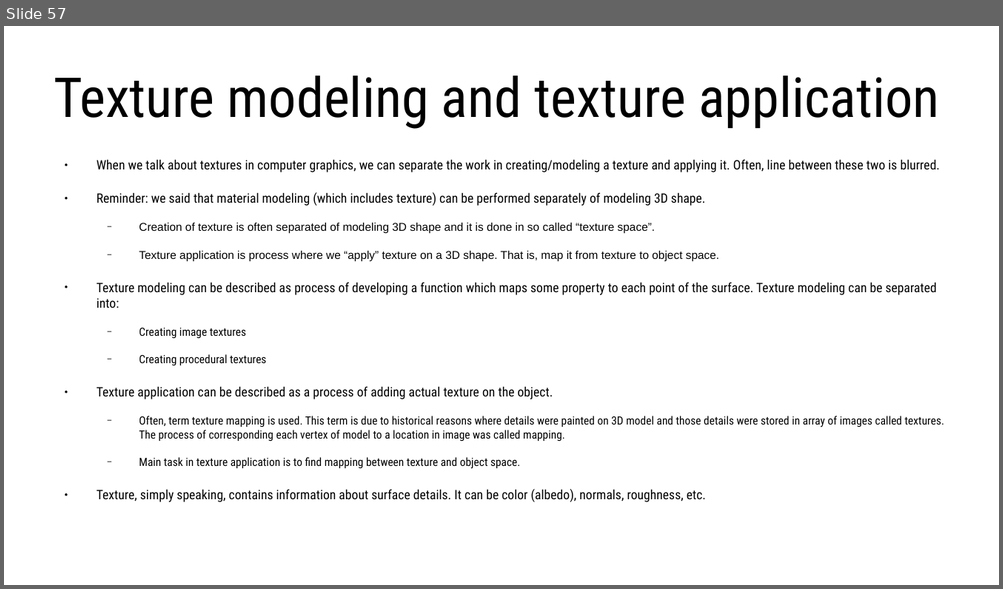
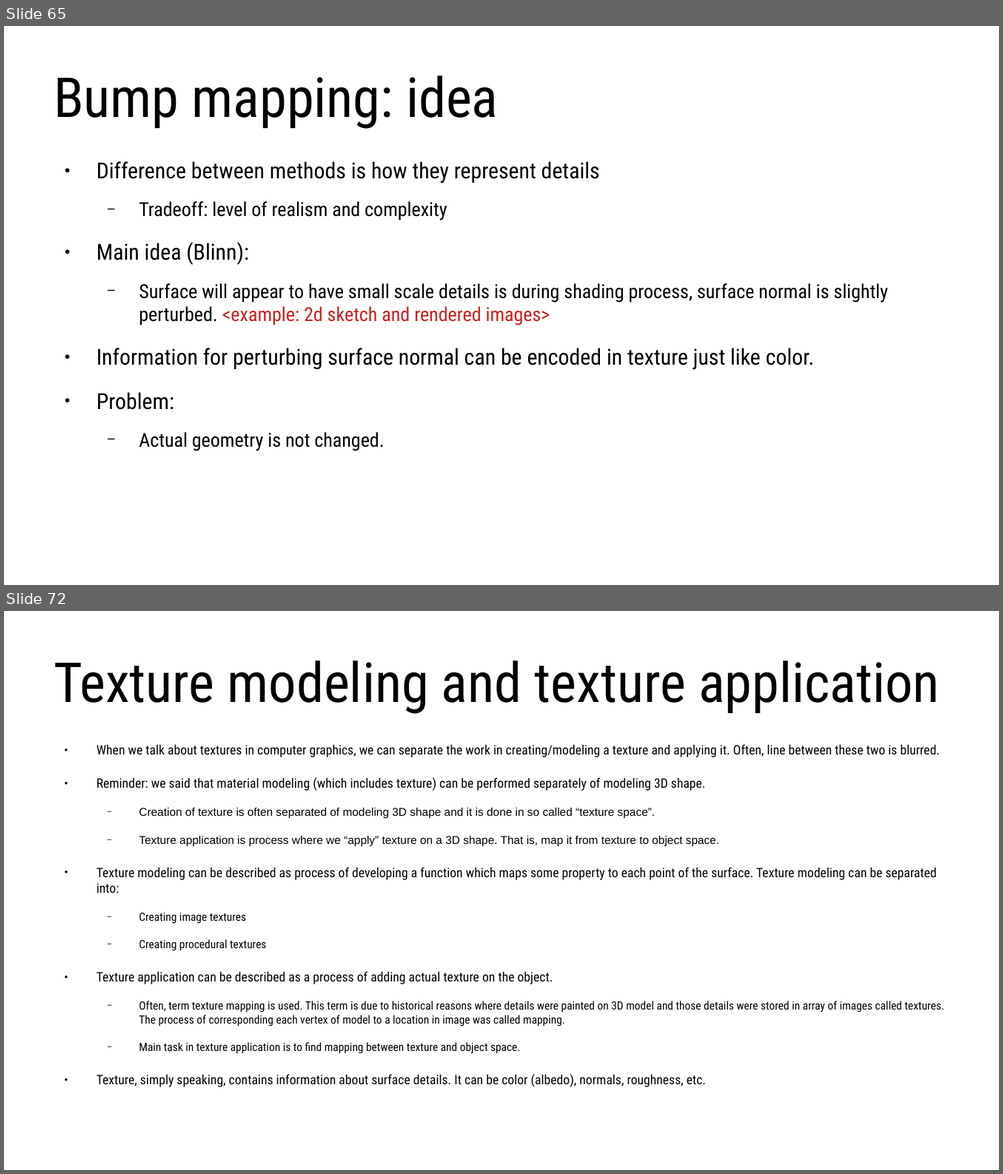
Before and after one commit to lorentzo/IntroductionToComputerGraphics, a slide deck: lectures/3_foundations_3d_scene/3_2_2_3D_models_material.odp. Shown one above the other, each under a label of ours: slide 57 before the commit, slides 65 and 72 after it; the slides between them are not shown. The pictures are 1003x589 and 1003x1174 pixels, drawn with LibreOffice and Linux fonts; fonts in the diff are those of the drawing. Boxes give left, top, right and bottom in pixels: in the first picture for what was removed or moved away, otherwise in the second. Text is boxed around its words. In the diff, an @@ line names an element or a change of style, - is before the commit and + after.

```diff
--- a/lectures/3_foundations_3d_scene/3_2_2_3D_models_material.odp
+++ b/lectures/3_foundations_3d_scene/3_2_2_3D_models_material.odp
@@ slide 65 added at (4,26,999,585), background #FFFFFF @@
@@ title added at (54,76,498,129), 44 pt, text #000000 @@
+Bump mapping: idea
@@ text added at (96,161,888,452), 15.4 pt, text #000000 @@
+● Difference between methods is how they represent details
+  − Tradeoff: level of realism and complexity
+● Main idea (Blinn):
+  − Surface will appear to have small scale details is during shading process, surface normal is slightly perturbed. <example: 2d sketch and rendered images>
+● Information for perturbing surface normal can be encoded in texture just like color.
+● Problem:
+  − Actual geometry is not changed.
@@ what was slide 57 is now slide 72 @@
```
Also in this commit, not shown: 6 slides changed, 17 other slides added, 1 slide removed, 5 other files.
